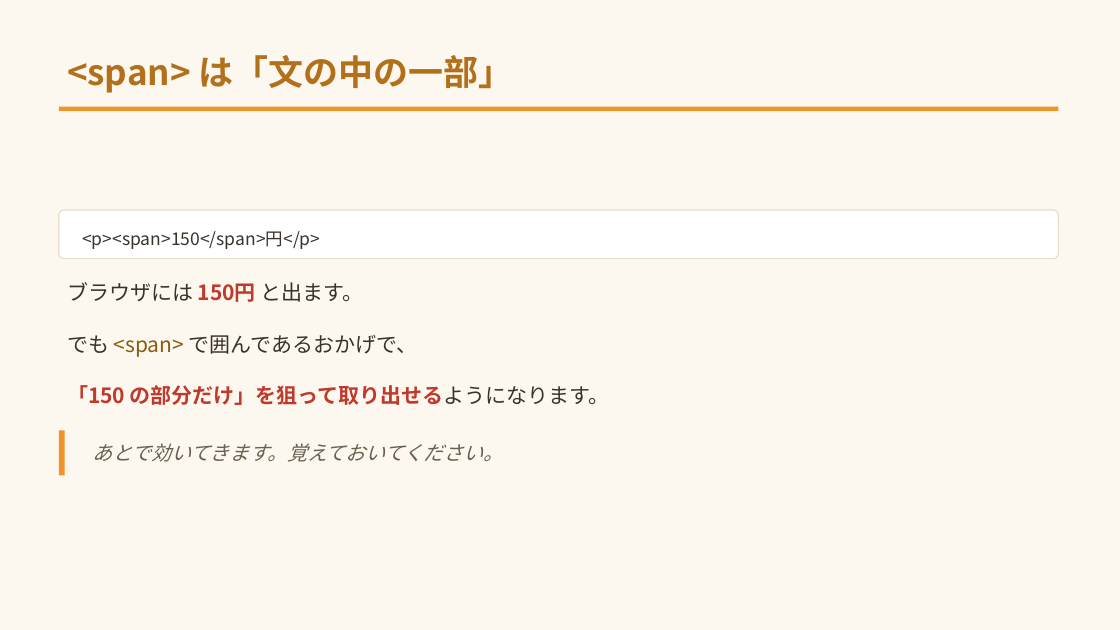
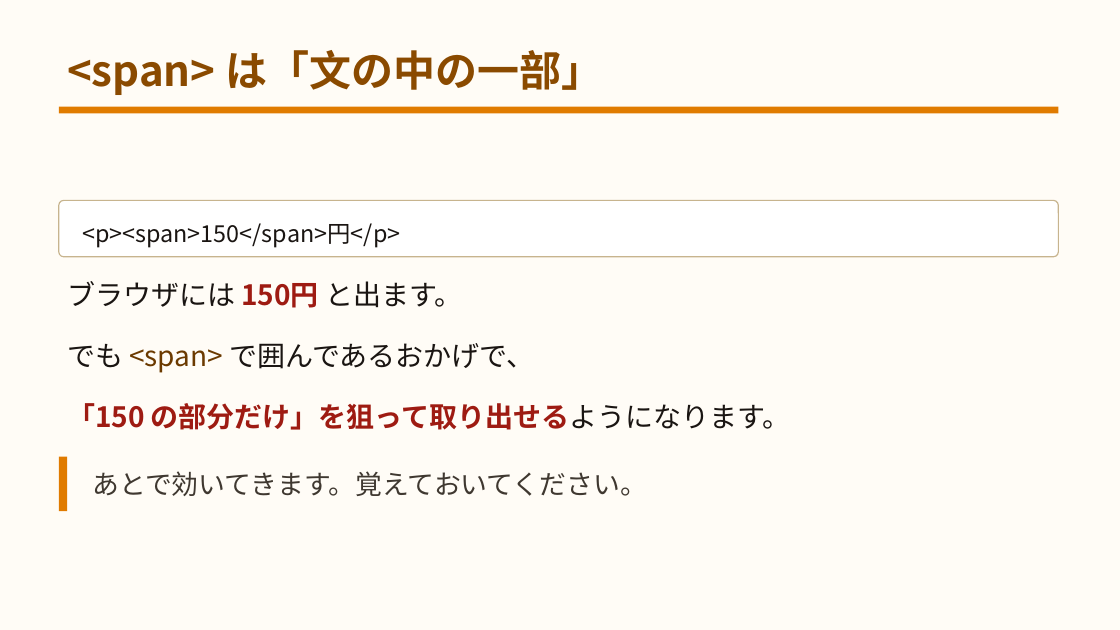
Before and after one commit to yuracode/isshop, a slide deck: slide 15 of docs/slides.pptx. Drawn at 1120x630 pixels with LibreOffice and Linux fonts; fonts in the diff are those of the drawing. Boxes give left, top, right and bottom in pixels: in the first picture for what was removed or moved away, otherwise in the second. Text is boxed around its words. In the diff, an @@ line names an element or a change of style, - is before the commit and + after.

```diff
--- a/docs/slides.pptx
+++ b/docs/slides.pptx
@@ background #FDF8EF to #FFFCF6 @@
@@ text "<span> は「文の中の一部」" at (67,50,603,95): size 30 to 36 pt, text colour #B3701A to #8A4A00 @@
@@ rectangle at (59,107,1059,113): fill #F0932B to #E07B00 @@
@@ rounded rectangle: place and size @@
-rounded rectangle at (59,210,1059,259)
+rounded rectangle at (59,200,1059,256)
@@ rounded rectangle at (59,200,1059,256): outline #E8DDC8 1 pt to #C7B48E 1 pt; proportions changed @@
@@ text "<p><span>150</span>円</p>": place and size @@
-text "<p><span>150</span>円</p>" at (82,231,320,249)
+text "<p><span>150</span>円</p>" at (82,223,400,248)
@@ text "<p><span>150</span>円</p>" at (82,223,400,248): size 15 to 20 pt, text colour #3A332B to #1A1512 @@
@@ text "ブラウザには 150円 と出ます。" at (67,281,462,308): size 18 to 24 pt; text colour #3A332B to #1A1512 in "ブラウザには と出ます。"; text colour #C0392B to #9E1B12 in "150円" @@
@@ text "でも <span> で囲んであるおかげで、": place and size @@
-text "でも <span> で囲んであるおかげで、" at (67,335,418,357)
+text "でも <span> で囲んであるおかげで、" at (67,343,535,373)
@@ text "でも <span> で囲んであるおかげで、" at (67,343,535,373): size 18 to 24 pt; text colour #3A332B to #1A1512 in "でも で囲んであるおかげで、"; text colour #8A5A10 to #6B3A00 in "<span>" @@
@@ text "「150 の部分だけ」を狙って取り出せるようになります。": place and size @@
-text "「150 の部分だけ」を狙って取り出せるようになります。" at (67,385,610,405)
+text "「150 の部分だけ」を狙って取り出せるようになります。" at (67,403,791,430)
@@ text "「150 の部分だけ」を狙って取り出せるようになります。" at (67,403,791,430): size 18 to 24 pt; text colour #C0392B to #9E1B12 in "「150 の部分だけ」を狙って取り出せるようになります。"; text colour #3A332B to #1A1512 in "の部分だけ」を狙って取り出せるようになります。" @@
@@ rectangle at (59,457,67,512): fill #F0932B to #E07B00 @@
@@ rectangle: place and size @@
-rectangle at (59,430,65,476)
+rectangle at (59,457,67,512)
@@ text "あとで効いてきます。覚えておいてください。": place and size @@
-text "あとで効いてきます。覚えておいてください。" at (92,443,503,462)
+text "あとで効いてきます。覚えておいてください。" at (92,471,647,496)
@@ text "あとで効いてきます。覚えておいてください。" at (92,471,647,496): size 17 to 23 pt, text colour #6B5F4F to #3F3830, italic off @@
```
Also in this commit, not shown: 51 other slides changed, 3 other files.
